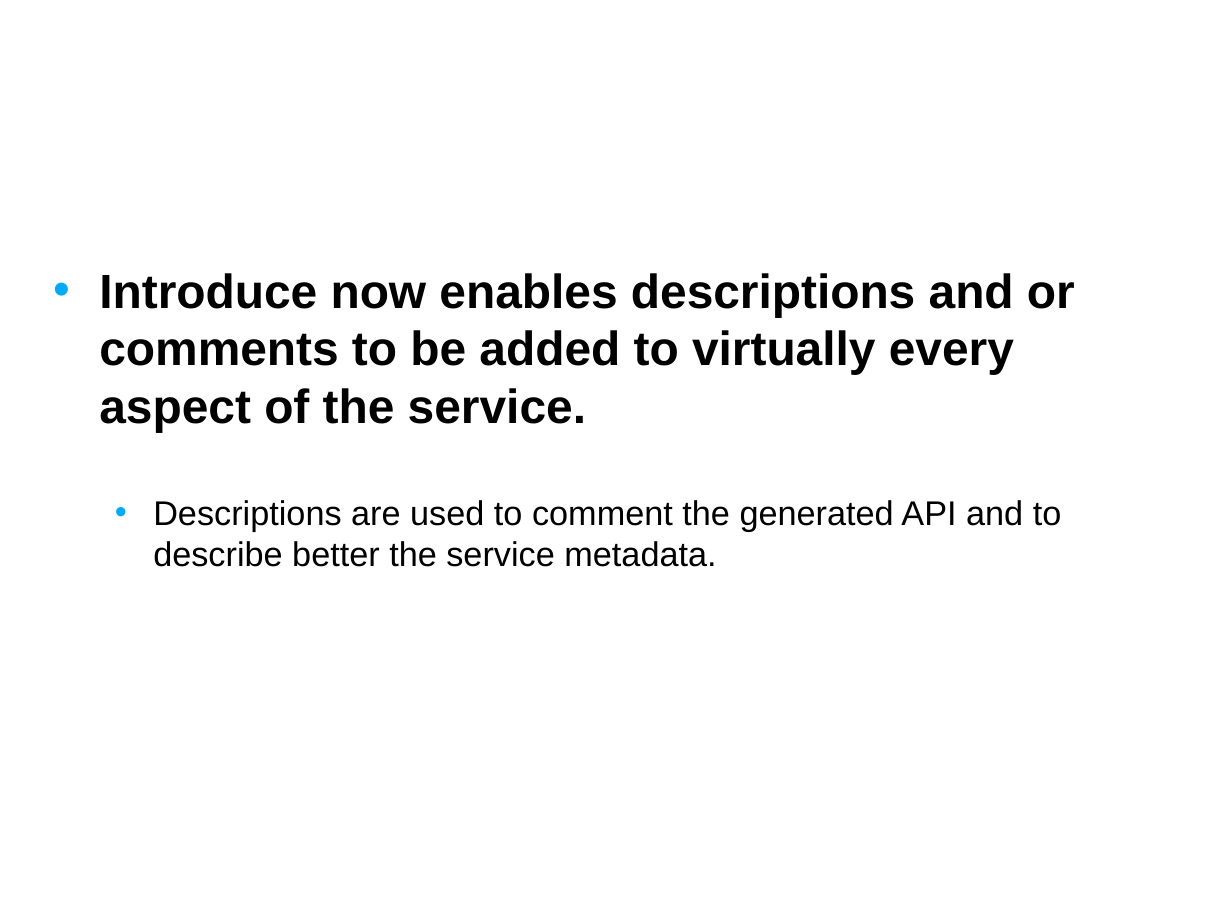
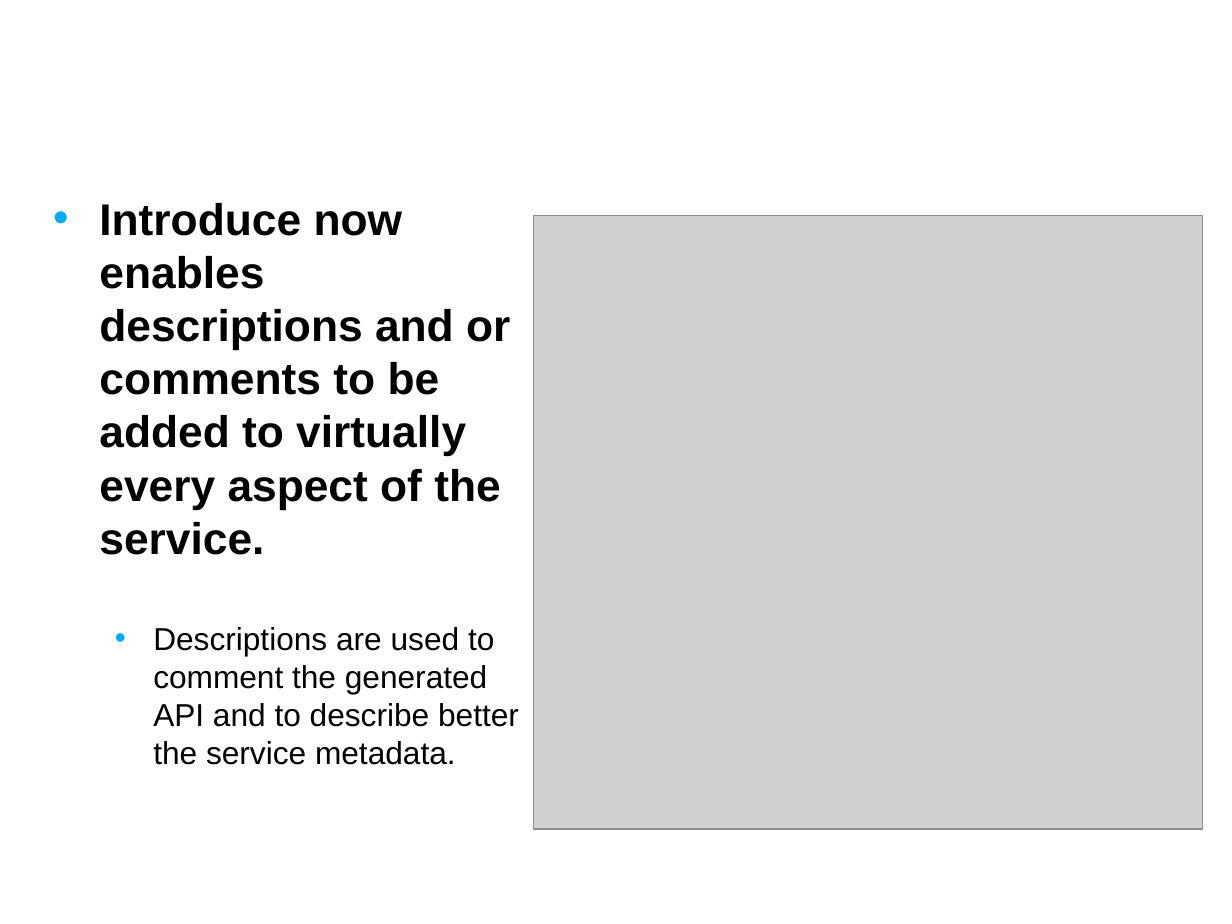
Before and after one commit to NCIP/cagrid-docs, a slide deck: slide 10 of presentations/200708_VCDE_ARCH/20070807_Day2_caGrid-1.1_Overview.ppt. Drawn at 1232x924 pixels with LibreOffice and Linux fonts; fonts in the diff are those of the drawing; grey boxes stand for pictures; background and template pictures are left out. Boxes give left, top, right and bottom in pixels: in the first picture for what was removed or moved away, otherwise in the second. Text is boxed around its words. In the diff, an @@ line names an element or a change of style, - is before the commit and + after.

```diff
--- a/presentations/200708_VCDE_ARCH/20070807_Day2_caGrid-1.1_Overview.ppt
+++ b/presentations/200708_VCDE_ARCH/20070807_Day2_caGrid-1.1_Overview.ppt
@@ text "Introduce now enables descriptions and ..." at [99, 203, 519, 765]: size 28 to 25.9 pt in "Introduce now enables descriptions and or comments ..."; size 20 to 18.5 pt in "Descriptions are used to comment the generated ..." @@
@@ picture added at [533, 216, 1202, 829] @@
```
Also in this commit, not shown: 1 other slide changed, 1 slide added.
